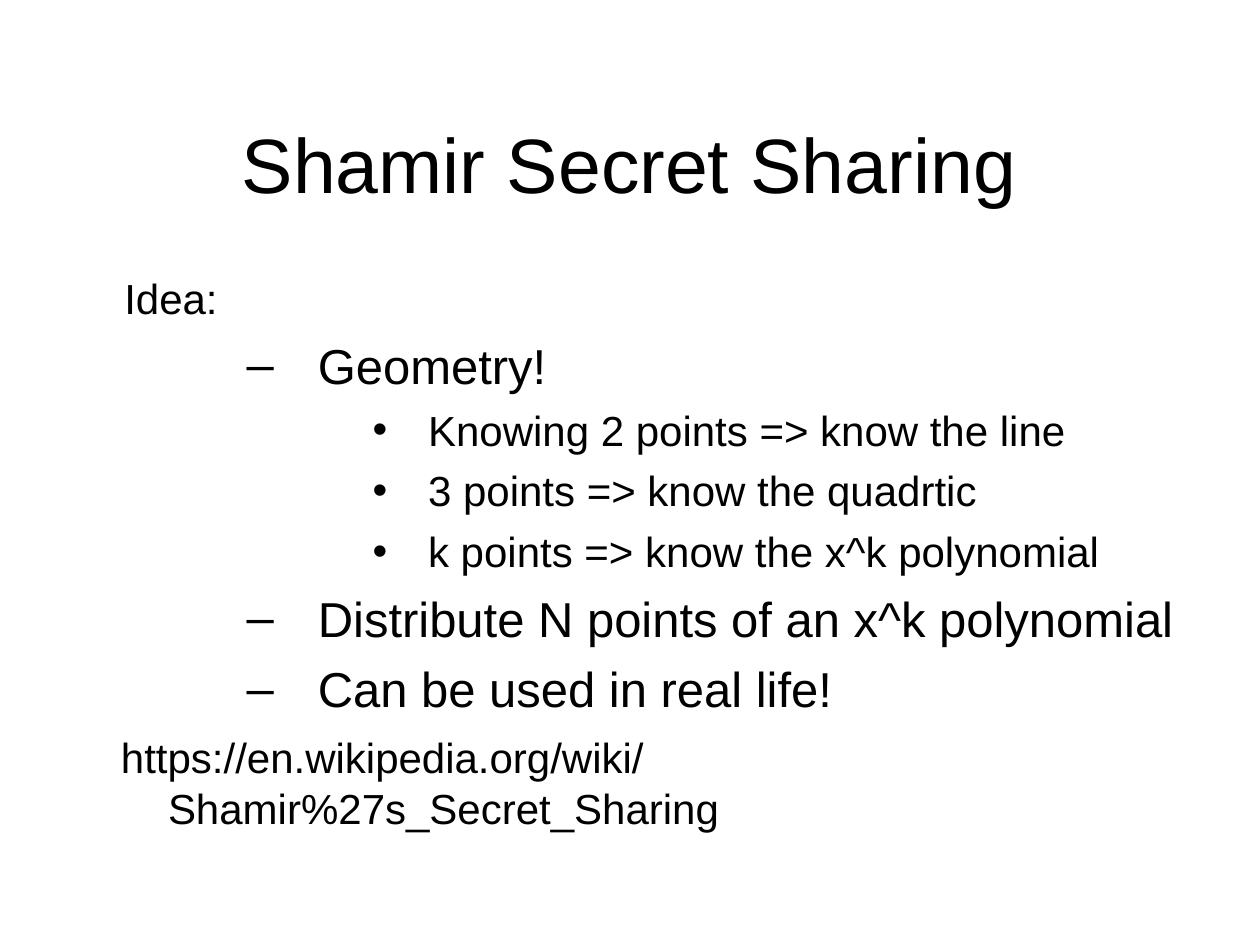
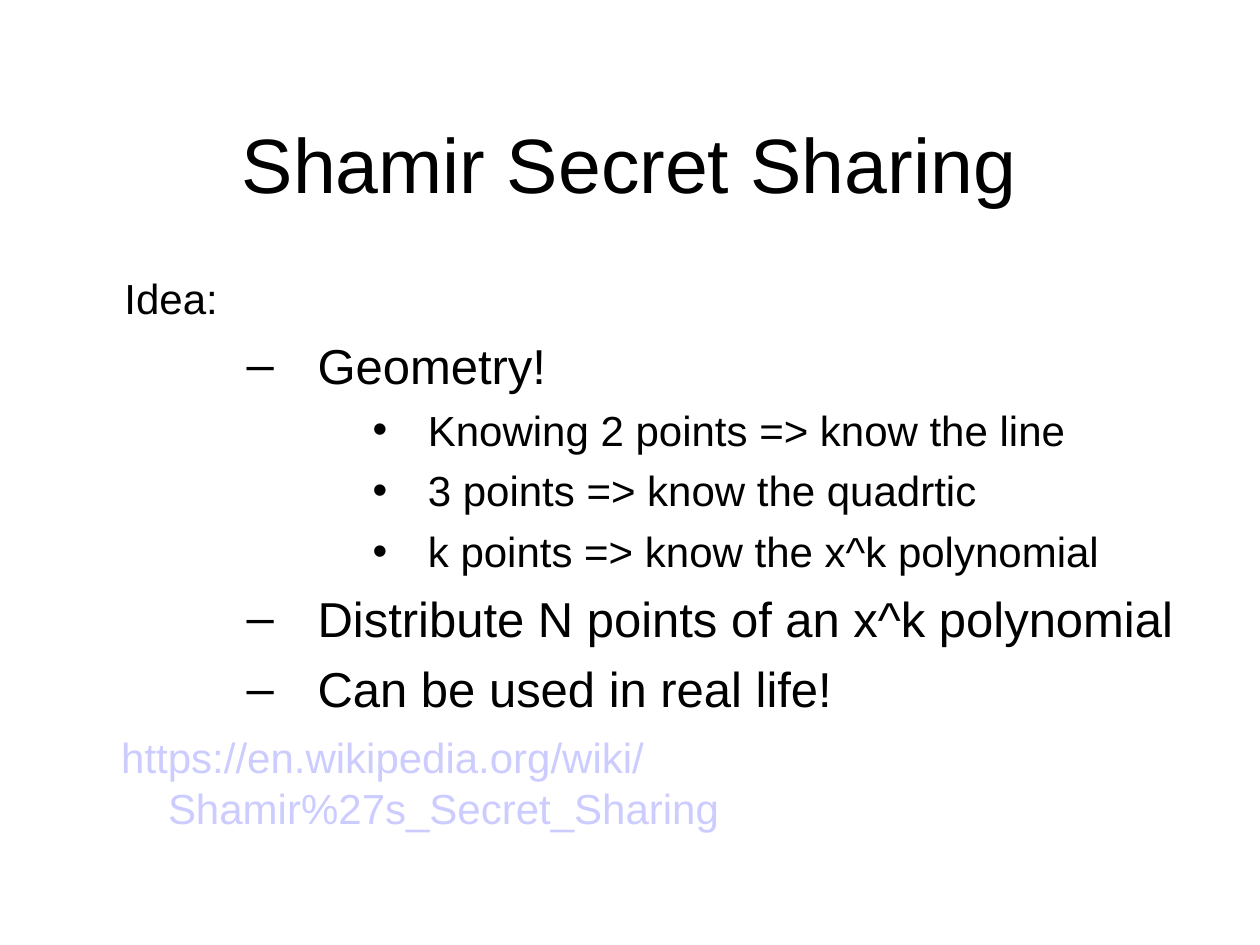
Before and after one commit to sftcd/cs7053, a slide deck: slide 157 of 2016lectures/03-crypto.ppt (slide 156 before the commit). Drawn at 1260x945 pixels with LibreOffice and Linux fonts; fonts in the diff are those of the drawing. Boxes give left, top, right and bottom in pixels: in the first picture for what was removed or moved away, otherwise in the second. Text is boxed around its words. In the diff, an @@ line names an element or a change of style, - is before the commit and + after.

```diff
--- a/2016lectures/03-crypto.ppt
+++ b/2016lectures/03-crypto.ppt
@@ text at box(121, 743, 719, 832): text colour #000000 to #CCCCFF in "https://en.wikipedia.org/wiki/Shamir%27s_Secret_Sharing" @@
```
Also in this commit, not shown: 99 other slides changed, 1 slide added, 1 other file.
